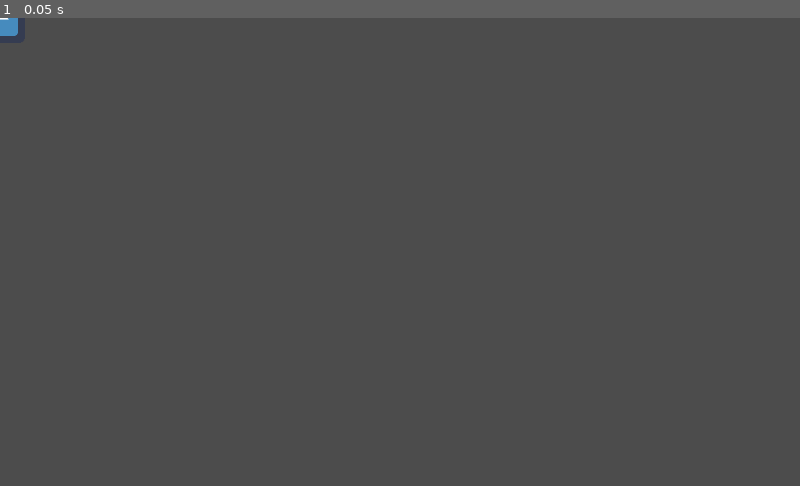
Above: before the commit, frame 1.
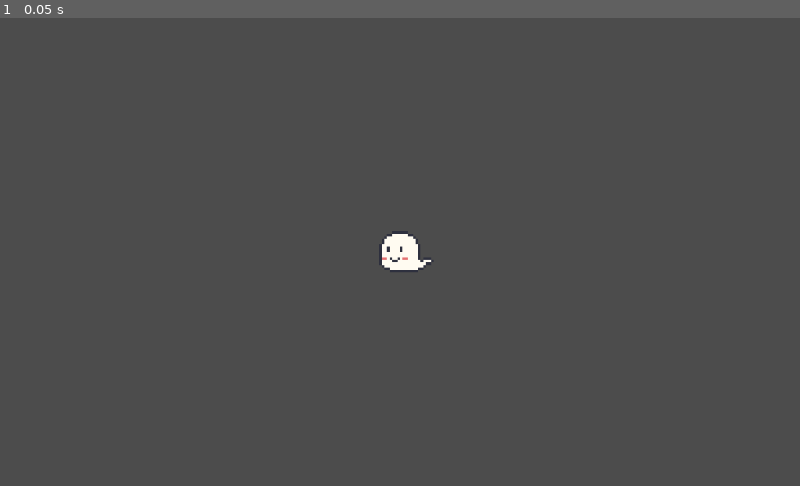
Above: after the commit, the same moment.

Repository: Greenein/Ghostgame
Game: Godot game, scene res://resources/levels/world_01.tscn
The game is run twice, just before and just after one commit, with the same random seed, the same clock (stepped at 60 frames per second) and the same inputs. The engine's default icon, where the game draws it, is replaced by a stand-in: a white triangle on a blue panel in a dark square.
Inputs:
- Up to frame 1 (0.05 s): no input

The runs differ from the first frame. In frame 1, 0.5% of the frame differs, in the area x 0-55%, y 0-55%.

Commit message:
Player movement.

Diff:
--- a/project.godot
+++ b/project.godot
@@ -16,8 +16,24 @@
 
 [display]
 
+window/vsync/use_vsync=false
 window/stretch/mode="viewport"
 window/stretch/aspect="keep"
+
+[input]
+
+move_left=[ Object(InputEventKey,"resource_local_to_scene":false,"resource_name":"","device":0,"alt":false,"shift":false,"control":false,"meta":false,"command":false,"pressed":false,"scancode":65,"unicode":0,"echo":false,"script":null)
+, Object(InputEventKey,"resource_local_to_scene":false,"resource_name":"","device":0,"alt":false,"shift":false,"control":false,"meta":false,"command":false,"pressed":false,"scancode":16777231,"unicode":0,"echo":false,"script":null)
+ ]
+move_right=[ Object(InputEventKey,"resource_local_to_scene":false,"resource_name":"","device":0,"alt":false,"shift":false,"control":false,"meta":false,"command":false,"pressed":false,"scancode":68,"unicode":0,"echo":false,"script":null)
+, Object(InputEventKey,"resource_local_to_scene":false,"resource_name":"","device":0,"alt":false,"shift":false,"control":false,"meta":false,"command":false,"pressed":false,"scancode":16777233,"unicode":0,"echo":false,"script":null)
+ ]
+move_up=[ Object(InputEventKey,"resource_local_to_scene":false,"resource_name":"","device":0,"alt":false,"shift":false,"control":false,"meta":false,"command":false,"pressed":false,"scancode":87,"unicode":0,"echo":false,"script":null)
+, Object(InputEventKey,"resource_local_to_scene":false,"resource_name":"","device":0,"alt":false,"shift":false,"control":false,"meta":false,"command":false,"pressed":false,"scancode":16777232,"unicode":0,"echo":false,"script":null)
+ ]
+move_down=[ Object(InputEventKey,"resource_local_to_scene":false,"resource_name":"","device":0,"alt":false,"shift":false,"control":false,"meta":false,"command":false,"pressed":false,"scancode":83,"unicode":0,"echo":false,"script":null)
+, Object(InputEventKey,"resource_local_to_scene":false,"resource_name":"","device":0,"alt":false,"shift":false,"control":false,"meta":false,"command":false,"pressed":false,"scancode":16777234,"unicode":0,"echo":false,"script":null)
+ ]
 
 [rendering]
 
--- /dev/null
+++ b/resources/entities/Ghost.tscn
@@ -0,0 +1,69 @@
+[gd_scene load_steps=4 format=2]
+
+[ext_resource path="res://resources/textures/entities/Ghost.png" type="Texture" id=1]
+
+[sub_resource type="GDScript" id=2]
+
+script/source = "extends Area2D
+
+const DEADZONE = 0.25;
+
+export(float) var movement_speed = 600;
+export(float) var friction = 0.01;
+
+var _speed = Vector2(0, 0);
+
+func _ready():
+	pass
+
+func _limit_movement(axis):
+	var length = axis.length();
+
+	if length < DEADZONE:
+		return Vector2(0, 0);
+	if length > 1:
+		return axis.normalized();
+
+	return axis;
+
+func _process(delta):
+	var analog = _limit_movement(Vector2(Input.get_joy_axis(0, JOY_AXIS_0), Input.get_joy_axis(0, JOY_AXIS_1)));
+	if analog != Vector2(0, 0):
+		_speed += analog * movement_speed * delta;
+	else:
+		var dir = Vector2(0, 0);
+		dir.x += int(Input.is_action_pressed(\"move_right\")) - int(Input.is_action_pressed(\"move_left\"));
+		dir.y += int(Input.is_action_pressed(\"move_down\")) - int(Input.is_action_pressed(\"move_up\"));
+		_speed += dir.normalized() * movement_speed * delta;
+
+	$\"Sprite\".flip_h = _speed.x > 0;
+
+	position += _speed * delta;
+	_speed *= pow(friction, delta);"
+
+[sub_resource type="CircleShape2D" id=1]
+
+custom_solver_bias = 0.0
+radius = 10.0
+
+[node name="Ghost" type="Area2D"]
+
+input_pickable = true
+gravity_vec = Vector2( 0, 1 )
+gravity = 98.0
+linear_damp = 0.1
+angular_damp = 1.0
+audio_bus_override = false
+audio_bus_name = "Master"
+script = SubResource( 2 )
+movement_speed = 600
+friction = 0.01
+
+[node name="CollisionShape" type="CollisionShape2D" parent="." index="0"]
+
+shape = SubResource( 1 )
+
+[node name="Sprite" type="Sprite" parent="." index="1"]
+
+texture = ExtResource( 1 )
+_sections_unfolded = [ "Transform" ]
--- a/resources/levels/world_01.tscn
+++ b/resources/levels/world_01.tscn
@@ -1,6 +1,6 @@
 [gd_scene load_steps=2 format=2]
 
-[ext_resource path="res://icon.png" type="Texture" id=1]
+[ext_resource path="res://resources/entities/Ghost.tscn" type="PackedScene" id=1]
 
 [node name="world_01" type="Node2D" index="0"]
 
@@ -8,7 +8,32 @@
 "_edit_group_": true
 }
 
-[node name="icon" type="Sprite" parent="." index="0"]
+[node name="Ghost" parent="." index="0" instance=ExtResource( 1 )]
 
-texture = ExtResource( 1 )
 _sections_unfolded = [ "Transform" ]
+
+[node name="Camera2D" type="Camera2D" parent="." index="1"]
+
+anchor_mode = 1
+rotating = false
+current = true
+zoom = Vector2( 0.3, 0.3 )
+limit_left = -10000000
+limit_top = -10000000
+limit_right = 10000000
+limit_bottom = 10000000
+limit_smoothed = false
+drag_margin_h_enabled = true
+drag_margin_v_enabled = true
+smoothing_enabled = true
+smoothing_speed = 5.0
+offset_v = 0.0
+offset_h = 0.0
+drag_margin_left = 0.0
+drag_margin_top = 0.0
+drag_margin_right = 0.0
+drag_margin_bottom = 0.0
+editor_draw_screen = true
+editor_draw_limits = false
+editor_draw_drag_margin = false
+_sections_unfolded = [ "Drag Margin" ]
Binary file added: resources/textures/entities/Ghost.png
Not shown, added: resources/textures/entities/Ghost.png.import
